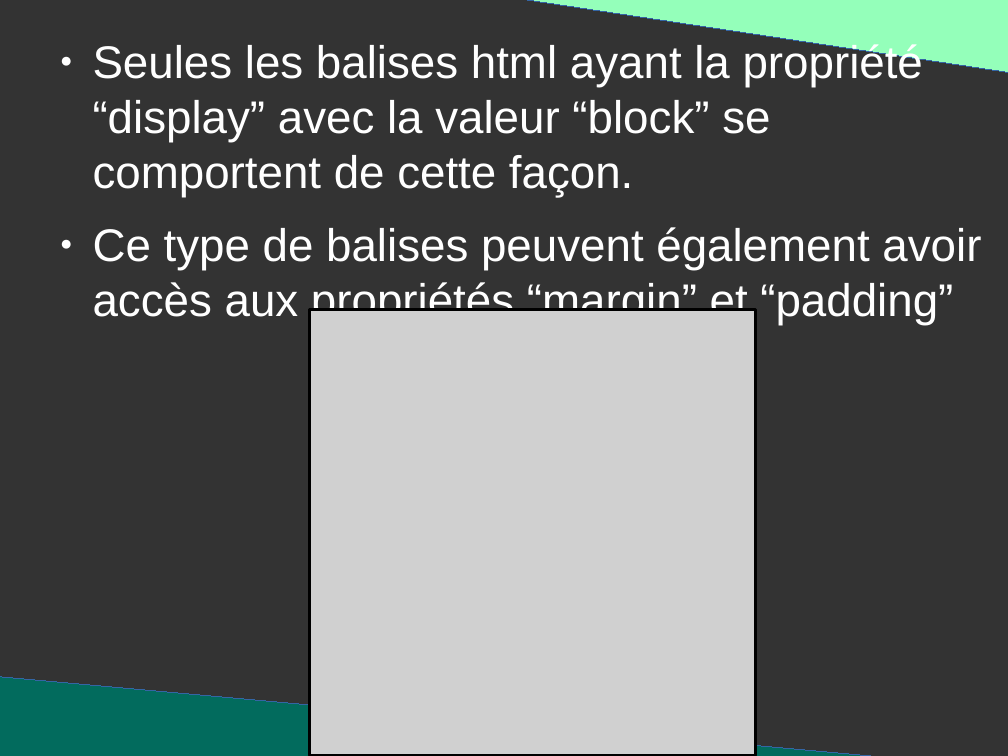
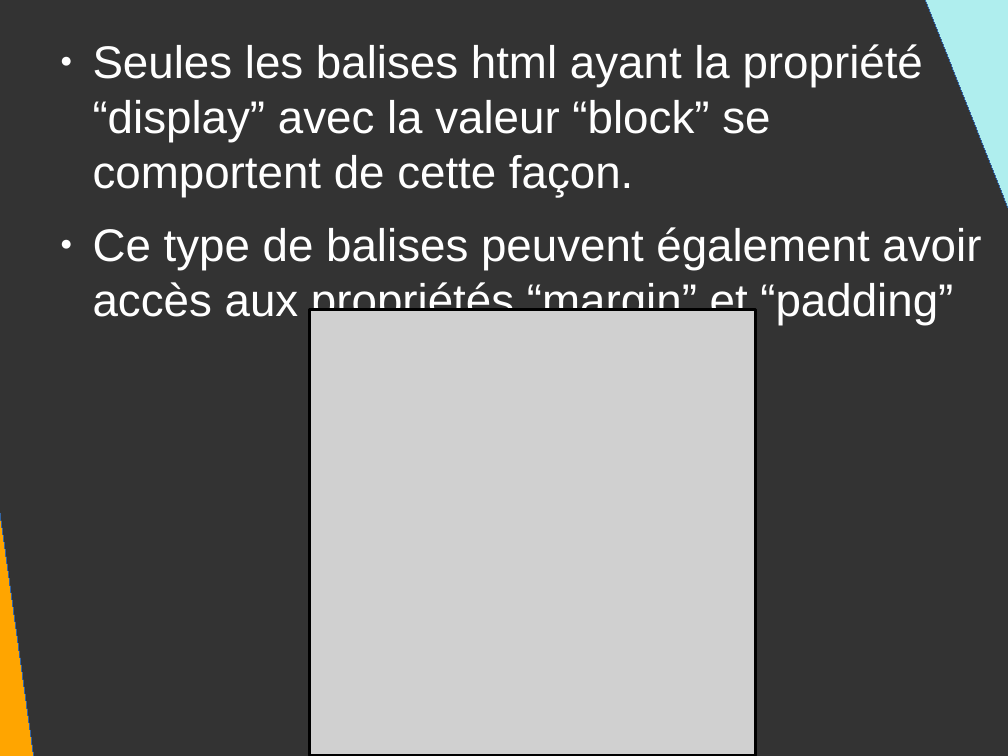
Before and after one commit to DanYellow/presentations, a slide deck: slide 8 of mmi/html/travaux-pratiques/numero-2/presentation.odp (slide 6 before the commit). Drawn at 1008x756 pixels with LibreOffice and Linux fonts; fonts in the diff are those of the drawing; grey boxes stand for pictures. Boxes give left, top, right and bottom in pixels: in the first picture for what was removed or moved away, otherwise in the second. Text is boxed around its words. In the diff, an @@ line names an element or a change of style, - is before the commit and + after.

```diff
--- a/mmi/html/travaux-pratiques/numero-2/presentation.odp
+++ b/mmi/html/travaux-pratiques/numero-2/presentation.odp
@@ right triangle removed at [491, 0, 1008, 73] @@
@@ right triangle added at [915, 0, 1008, 363], fill #AFEEEE, outline #3465A4 0 pt @@
@@ right triangle added at [0, 117, 37, 756], fill #FFA500, outline #3465A4 0 pt @@
@@ right triangle removed at [0, 677, 942, 756] @@
```
Also in this commit, not shown: 4 other slides changed, 3 slides added, 1 slide removed, 3 other files.
